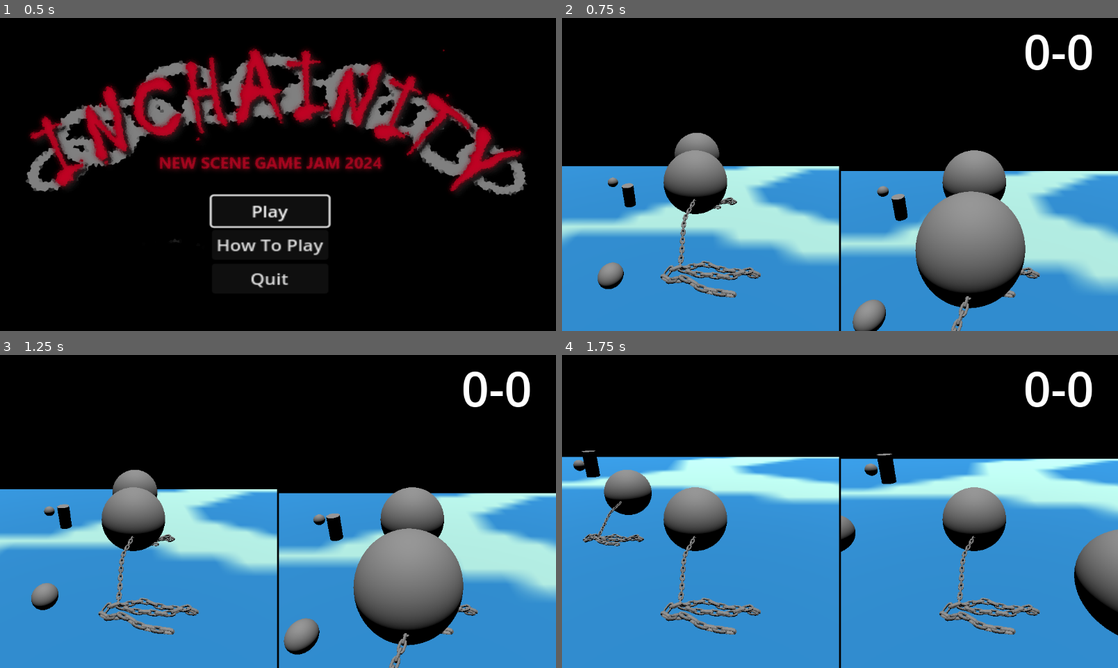
Above: before the commit, frames 1-4 (two rows, left to right).
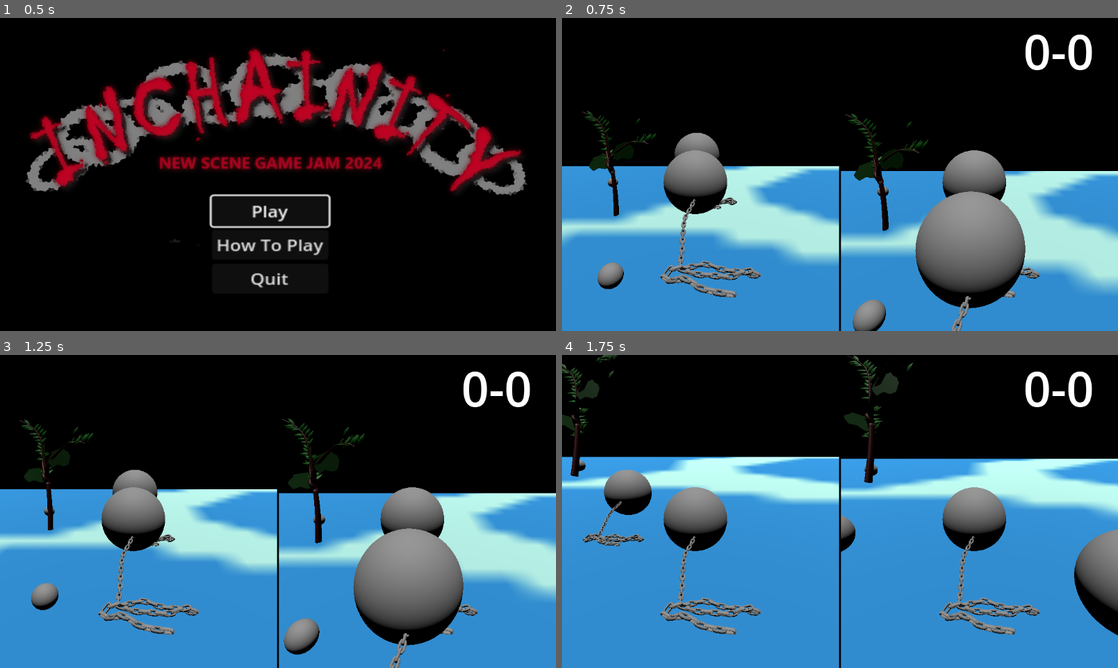
Above: after the commit, the same moments.

Repository: arry424/Chaunch
Game: Godot game, scene res://scenes/main_menu.tscn
Two runs of this game, one before a commit and one after it. Both use one fixed random seed, a clock stepped at 60 frames per second and the inputs below.
Inputs:
- Up to frame 1 (0.5 s): no input
- Up to frame 2 (0.75 s): click "Play" at 0.5 s
- Up to frame 3 (1.25 s): no input
- Up to frame 4 (1.75 s): hold D (move_right) from 1.28 s (still down); tap E (pick_up) at 1.35 s; tap Space (jump) at 1.52 s

Frame 1 is identical in both runs. In frame 2, 1.5% of the frame differs, in the area x 3-66%, y 29-69%; in frame 3, 1.9%, in the area x 3-66%, y 20-61%; in frame 4, 1.8%.

Commit message:
trees

Diff:
--- a/project.godot
+++ b/project.godot
@@ -26,6 +26,14 @@
 
 [input]
 
+ui_accept={
+"deadzone": 0.5,
+"events": [Object(InputEventKey,"resource_local_to_scene":false,"resource_name":"","device":0,"window_id":0,"alt_pressed":false,"shift_pressed":false,"ctrl_pressed":false,"meta_pressed":false,"pressed":false,"keycode":4194309,"physical_keycode":0,"key_label":0,"unicode":0,"echo":false,"script":null)
+, Object(InputEventKey,"resource_local_to_scene":false,"resource_name":"","device":0,"window_id":0,"alt_pressed":false,"shift_pressed":false,"ctrl_pressed":false,"meta_pressed":false,"pressed":false,"keycode":4194310,"physical_keycode":0,"key_label":0,"unicode":0,"echo":false,"script":null)
+, Object(InputEventKey,"resource_local_to_scene":false,"resource_name":"","device":0,"window_id":0,"alt_pressed":false,"shift_pressed":false,"ctrl_pressed":false,"meta_pressed":false,"pressed":false,"keycode":32,"physical_keycode":0,"key_label":0,"unicode":32,"echo":false,"script":null)
+, Object(InputEventJoypadButton,"resource_local_to_scene":false,"resource_name":"","device":-1,"button_index":3,"pressure":0.0,"pressed":true,"script":null)
+]
+}
 move_forward={
 "deadzone": 0.5,
 "events": [Object(InputEventKey,"resource_local_to_scene":false,"resource_name":"","device":-1,"window_id":0,"alt_pressed":false,"shift_pressed":false,"ctrl_pressed":false,"meta_pressed":false,"pressed":false,"keycode":0,"physical_keycode":87,"key_label":0,"unicode":119,"echo":false,"script":null)
--- /dev/null
+++ b/scenes/big_tree.tscn
@@ -0,0 +1,5 @@
+[gd_scene load_steps=2 format=3 uid="uid://m6jnbwhlogkt"]
+
+[ext_resource type="PackedScene" uid="uid://c37w6aobe81e7" path="res://TREE2 BIGGER ONE REAL.glb" id="1_k37ka"]
+
+[node name="TREE2 BIGGER ONE REAL" instance=ExtResource("1_k37ka")]
--- a/scenes/main.tscn
+++ b/scenes/main.tscn
@@ -23,7 +23,7 @@
 
 [node name="SubViewport" type="SubViewport" parent="GridContainer/SubViewportContainer"]
 handle_input_locally = false
-size = Vector2i(574, 648)
+size = Vector2i(2, 2)
 render_target_update_mode = 4
 
 [node name="Player" parent="GridContainer/SubViewportContainer/SubViewport" instance=ExtResource("2_5fjfj")]
@@ -37,7 +37,7 @@
 
 [node name="SubViewport" type="SubViewport" parent="GridContainer/SubViewportContainer2"]
 handle_input_locally = false
-size = Vector2i(574, 648)
+size = Vector2i(2, 2)
 render_target_update_mode = 4
 
 [node name="Player2" parent="GridContainer/SubViewportContainer2/SubViewport" instance=ExtResource("2_5fjfj")]
@@ -56,6 +56,9 @@
 
 [node name="Camera3D" parent="GridContainer/SubViewportContainer2/SubViewport/Player2" index="0"]
 current = true
+
+[node name="MeshInstance3D" parent="GridContainer/SubViewportContainer2/SubViewport/Player2" index="2"]
+transform = Transform3D(-1.47475, 0, -0.0274376, 0, 1.475, 0, 0.0274376, 0, -1.47475, 0.0139309, 0, 0.0761382)
 
 [node name="Ground" parent="." instance=ExtResource("1_68f4q")]
 
--- a/scenes/player.tscn
+++ b/scenes/player.tscn
@@ -69,7 +69,6 @@
 }
 
 [node name="Player" type="CharacterBody3D"]
-transform = Transform3D(1, 0, 0, 0, 1, 0, 0, 0, 1, 0, 0, 0)
 collision_mask = 195
 script = ExtResource("1_crpbl")
 
--- a/scenes/tree.tscn
+++ b/scenes/tree.tscn
@@ -1,14 +1,19 @@
-[gd_scene load_steps=5 format=3 uid="uid://bhon53ftcqmga"]
+[gd_scene load_steps=7 format=3 uid="uid://bhon53ftcqmga"]
 
 [ext_resource type="Script" path="res://code/throwable.gd" id="1_40rv1"]
+[ext_resource type="PackedScene" uid="uid://m6jnbwhlogkt" path="res://scenes/big_tree.tscn" id="2_5f6qt"]
 
 [sub_resource type="CylinderShape3D" id="CylinderShape3D_cia1h"]
 height = 2.1
 radius = 0.6
 
+[sub_resource type="CylinderShape3D" id="CylinderShape3D_whu40"]
+
+[sub_resource type="CylinderShape3D" id="CylinderShape3D_5wn6y"]
+height = 2.40472
+
 [sub_resource type="CylinderShape3D" id="CylinderShape3D_1r6bu"]
-
-[sub_resource type="CylinderMesh" id="CylinderMesh_coobl"]
+height = 2.07081
 
 [node name="Tree" type="RigidBody3D"]
 collision_layer = 64
@@ -16,23 +21,39 @@
 mass = 10.0
 gravity_scale = 1.5
 script = ExtResource("1_40rv1")
-type = "tree"
 
 [node name="Hitbox" type="Area3D" parent="."]
+transform = Transform3D(1.32, 0, 0, 0, 1.32, 0, 0, 0, 1.32, 0, 0, 0)
 collision_layer = 64
 collision_mask = 0
 angular_damp_space_override = 1
 angular_damp = 59.0
 
 [node name="CollisionShape3D" type="CollisionShape3D" parent="Hitbox"]
-transform = Transform3D(1.085, 0, 0, 0, 1.085, 0, 0, 0, 1.085, 0, 0, 0)
+transform = Transform3D(1.085, 0, 0, 0, 3.29, 0, 0, 0, 1.085, -1.02691, 0, 0)
 shape = SubResource("CylinderShape3D_cia1h")
 
+[node name="CollisionShape3D2" type="CollisionShape3D" parent="Hitbox"]
+transform = Transform3D(0.205606, 1.58384, -0.270088, -0.881238, 0.610322, 1.05591e-08, 0.165968, 1.2785, 0.334593, 0.815315, 0.782216, 1.57461)
+shape = SubResource("CylinderShape3D_whu40")
+
+[node name="CollisionShape3D3" type="CollisionShape3D" parent="Hitbox"]
+transform = Transform3D(0.803618, -0.913765, 0.362211, 0, 1.17766, 0.79347, -0.595145, -1.23385, 0.489089, -1.22502, 0.228158, -0.986494)
+shape = SubResource("CylinderShape3D_5wn6y")
+
 [node name="CollisionShape3D" type="CollisionShape3D" parent="."]
-transform = Transform3D(1.09, 0, 0, 0, 1.09, 0, 0, 0, 1.09, 0, 0, 0)
+transform = Transform3D(1.31, 0, 0, 0, 4.545, 0, 0, 0, 1.635, -1.16, -0.411, 0)
 shape = SubResource("CylinderShape3D_1r6bu")
 
-[node name="MeshInstance3D" type="MeshInstance3D" parent="."]
-mesh = SubResource("CylinderMesh_coobl")
+[node name="TREE2 BIGGER ONE REAL" parent="." instance=ExtResource("2_5f6qt")]
+transform = Transform3D(47.8508, 2.18451, 14.3367, 18.8644, -5.54117, -36.366, -7.66441e-07, 74.1261, -3.14099, 0.476767, 0.372949, 0)
+
+[node name="CollisionShape3D4" type="CollisionShape3D" parent="."]
+transform = Transform3D(1.06078, -1.20617, 0.478118, 2.98023e-08, 1.55451, 1.04738, -0.785592, -1.62868, 0.645598, -1.61703, 0.301168, -1.30217)
+shape = SubResource("CylinderShape3D_5wn6y")
+
+[node name="CollisionShape3D5" type="CollisionShape3D" parent="."]
+transform = Transform3D(0.2714, 2.09067, -0.356517, -1.16323, 0.805625, 1.3938e-08, 0.219078, 1.68762, 0.441662, 1.07622, 1.03252, 2.07849)
+shape = SubResource("CylinderShape3D_whu40")
 
 [connection signal="body_entered" from="Hitbox" to="." method="_on_hitbox_body_entered"]
Binary file added: TREE1 SMALLER ONE REAL.glb
Not shown, added: TREE1 SMALLER ONE REAL.glb.import
Binary file added: TREE2 BIGGER ONE REAL.glb
Not shown, added: TREE2 BIGGER ONE REAL.glb.import
